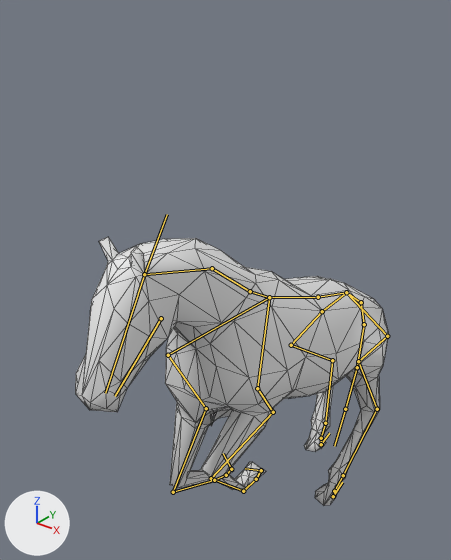
The Blender file Assets/Models/horse_rigged.blend as it was, and as the next commit left it.
One viewpoint serves both versions: a 50 mm lens placed at (7.22, -12.24, 9.91), pointed at (-1.67, -1.13, 3.02). Lighting does not change. The marker at lower left points along +X, +Y and +Z. Both versions are drawn at frame 48 of the action 'JumpLeft'; the numbers are the values there. The bones that bend it are drawn over the model as lines. Mesh edges are drawn as thin lines.
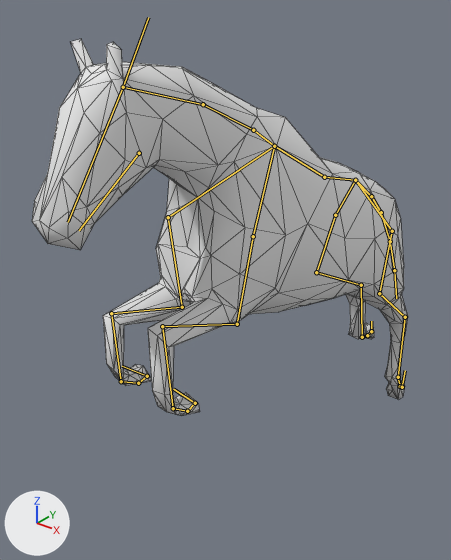
Commit message: jump ani WIP

Location of each change, [x1, y1, x2, y2] in pixels of the pictures (451 x 560 px):
'Cube', posed (20% wider, 40% taller): before [75, 237, 388, 506]; after [32, 39, 408, 416]
bone 'HalswirbelMitte', root to tip: before (250, 291) to (212, 268); after (253, 130) to (203, 104)
bone 'HalswirbelOben', root to tip: before (212, 268) to (144, 274); after (203, 104) to (123, 87)
bone 'Kopf', root to tip: before (144, 274) to (105, 393); after (123, 87) to (68, 222)
bone 'Rückenwirbel1', root to tip: before (269, 297) to (318, 297); after (274, 146) to (324, 177)
bone 'Rückenwirbel2', root to tip: before (318, 297) to (346, 292); after (324, 177) to (355, 180)
bone 'Schweifwirbel1', root to tip: before (361, 302) to (364, 324); after (371, 196) to (381, 212)
bone 'Bone.008', root to tip: before (346, 292) to (387, 336); after (355, 180) to (392, 231)
bone 'Hüfte.L', root to tip: before (387, 336) to (358, 361); after (392, 231) to (379, 293)
bone 'Oberschenkel.L', root to tip: before (358, 361) to (377, 409); after (379, 293) to (405, 317)
bone 'Unterschenkel.L', root to tip: before (377, 409) to (343, 475); after (405, 317) to (398, 377)
bone 'FesselHinten.L', root to tip: before (343, 475) to (334, 491); after (398, 377) to (400, 386)
bone 'HufHinten.L', root to tip: before (334, 491) to (333, 496); after (400, 386) to (402, 387)
bone 'Bone.009', root to tip: before (346, 292) to (322, 311); after (355, 180) to (335, 215)
bone 'Hüfte.R', root to tip: before (322, 311) to (291, 345); after (335, 215) to (316, 272)
bone 'Oberschenkel.R', root to tip: before (291, 345) to (332, 360); after (316, 272) to (361, 285)
bone 'Unterschenkel.R', root to tip: before (332, 360) to (325, 423); after (361, 285) to (362, 337)
bone 'FesselHinten.R', root to tip: before (325, 423) to (321, 438); after (362, 337) to (367, 335)
bone 'HufHinten.R', root to tip: before (321, 438) to (321, 444); after (367, 335) to (371, 331)
bone 'Schulter.L', root to tip: before (269, 297) to (257, 388); after (274, 146) to (253, 236)
bone 'Oberarm.L', root to tip: before (257, 388) to (273, 412); after (253, 236) to (237, 324)
bone 'Elle.L', root to tip: before (273, 412) to (211, 478); after (237, 324) to (162, 326)
bone 'FesselVorne.L', root to tip: before (243, 491) to (256, 479); after (173, 408) to (187, 411)
bone 'HufVorne.L', root to tip: before (256, 479) to (261, 470); after (187, 411) to (195, 403)
bone 'Schulter.R', root to tip: before (269, 297) to (168, 355); after (274, 146) to (168, 217)
bone 'Oberarm.R', root to tip: before (168, 355) to (206, 408); after (168, 217) to (182, 307)
bone 'Elle.R', root to tip: before (206, 408) to (173, 492); after (182, 307) to (111, 313)
bone 'Röhrbein.R', root to tip: before (173, 492) to (214, 480); after (111, 313) to (121, 381)
bone 'FesselVorne.R', root to tip: before (214, 480) to (226, 475); after (121, 381) to (138, 383)
bone 'HufVorne.R', root to tip: before (226, 475) to (231, 469); after (138, 383) to (147, 376)

What the commit changed:
Bone 'Root' (bone_root) moves from (0.0, 1.29, 0.11) to (0.0, 4.78, 0.39).
Bone 'HalswirbelMitte' (bone_halswirbelmitte) turns from (3, 0, 0) to (16, 0, 0) degrees about its own x, y and z.
Bone 'HalswirbelOben' (bone_halswirbeloben) turns from (-1, 0, 0) to (-13, 0, 0) degrees about its own x, y and z.
Bone 'Kopf' (bone_kopf) turns from (-1, 0, 0) to (-7, 0, 0) degrees about its own x, y and z.
Bone 'Rückenwirbel1' (bone_rückenwirbel1) turns from (-27, 0, 0) to (-34, 0, 0) degrees about its own x, y and z.
Bone 'Rückenwirbel2' (bone_rückenwirbel2) turns from (2, 0, 0) to (11, 0, 0) degrees about its own x, y and z.
Bone 'Schweifwirbel1' (bone_schweifwirbel1) turns from (1, 0, 0) to (25, 0, 0) degrees about its own x, y and z.
Bone 'Bone.008' (bone_bone_008) turns from (15, -2, 10) to (5, 0, 12) degrees about its own x, y and z.
Bone 'Hüfte.L' (bone_hüfte_l) turns from (5, -7, -24) to (-12, 4, 40) degrees about its own x, y and z.
Bone 'Oberschenkel.L' (bone_oberschenkel_l) turns from (30, 2, 8) to (-19, 2, 4) degrees about its own x, y and z.
Bone 'Unterschenkel.L' (bone_unterschenkel_l) turns from (-31, 1, 5) to (-11, 0, 1) degrees about its own x, y and z.
Bone 'FesselHinten.L' (bone_fesselhinten_l) turns from (28, -3, -1) to (54, 4, -3) degrees about its own x, y and z.
Bone 'HufHinten.L' (bone_hufhinten_l) turns from (15, -1, 0) to (4, 0, 0) degrees about its own x, y and z.
Bone 'Bone.009' (bone_bone_009) turns from (13, -2, -13) to (6, -3, -14) degrees about its own x, y and z.
Bone 'Hüfte.R' (bone_hüfte_r) turns from (2, 6, 15) to (-12, -3, -34) degrees about its own x, y and z.
Bone 'Oberschenkel.R' (bone_oberschenkel_r) turns from (37, -1, -6) to (-8, -1, -2) degrees about its own x, y and z.
Bone 'Unterschenkel.R' (bone_unterschenkel_r) turns from (-26, -1, -4) to (-9, 0, -1) degrees about its own x, y and z.
Bone 'FesselHinten.R' (bone_fesselhinten_r) turns from (3, 0, -2) to (89, -4, 3) degrees about its own x, y and z.
Bone 'HufHinten.R' (bone_hufhinten_r) turns from (12, 1, 0) to (4, 0, 0) degrees about its own x, y and z.
Bone 'Schulter.L' (bone_schulter_l) turns from (13, -2, -12) to (5, -3, -11) degrees about its own x, y and z.
Bone 'Oberarm.L' (bone_oberarm_l) turns from (13, -3, 4) to (-30, -1, -1) degrees about its own x, y and z.
Bone 'Elle.L' (bone_elle_l) turns from (-47, 4, 0) to (-50, 5, -3) degrees about its own x, y and z.
Bone 'FesselVorne.L' (bone_fesselvorne_l) turns from (97, -1, 0) to (102, -1, 0) degrees about its own x, y and z.
Bone 'HufVorne.L' (bone_hufvorne_l) turns from (6, 0, 0) to (18, 0, 0) degrees about its own x, y and z.
Bone 'Schulter.R' (bone_schulter_r) turns from (8, 4, 8) to (2, 7, 9) degrees about its own x, y and z.
Bone 'Oberarm.R' (bone_oberarm_r) turns from (-6, -1, -1) to (-32, 6, 6) degrees about its own x, y and z.
Bone 'Elle.R' (bone_elle_r) turns from (-6, 0, 0) to (-49, -5, 4) degrees about its own x, y and z.
Bone 'Röhrbein.R' (bone_röhrbein_r) turns from (73, 0, 0) to (82, 0, 0) degrees about its own x, y and z.
Bone 'FesselVorne.R' (bone_fesselvorne_r) turns from (57, 0, 0) to (104, 0, 0) degrees about its own x, y and z.
Bone 'HufVorne.R' (bone_hufvorne_r) turns from (2, 0, 0) to (17, 0, 0) degrees about its own x, y and z.
